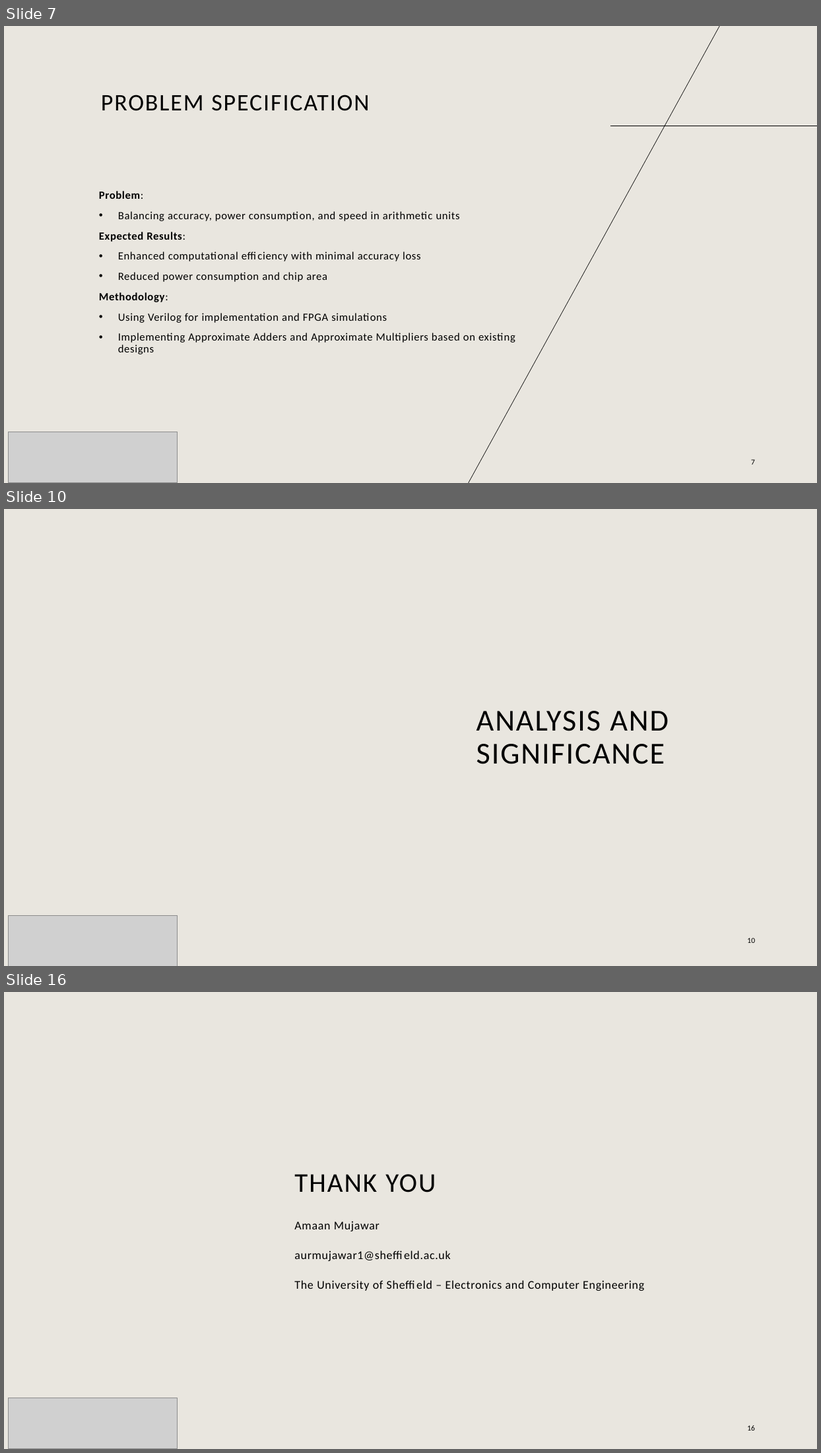
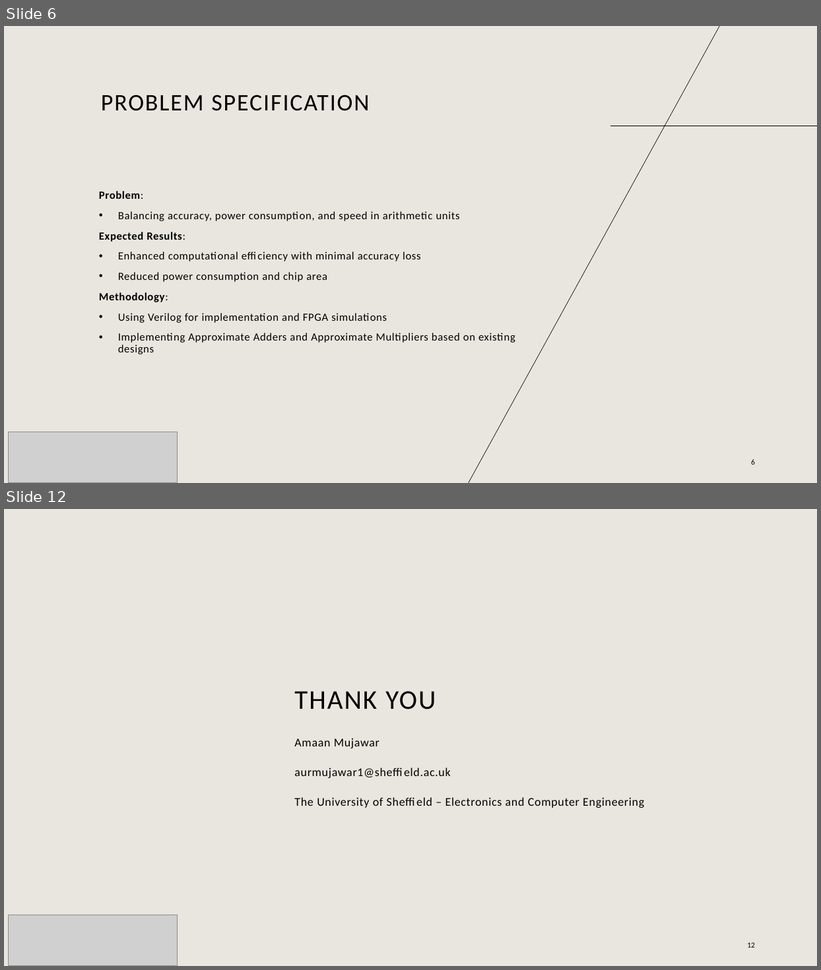
Before and after one commit to AmaanMujawar/EEE381_IIP-Hardware-Accelerator-for-RISCV-Processor, a slide deck: Documents/Public Engagement/PublicEngagementActivity.pptx. Shown one above the other, each under a label of ours: slides 7, 10 and 16 before the commit, slides 6 and 12 after it; the slides between them are not shown. The pictures are 821x1453 and 821x970 pixels, drawn with LibreOffice and Linux fonts; fonts in the diff are those of the drawing; grey boxes stand for pictures; background and template pictures are left out. Boxes give left, top, right and bottom in pixels: in the first picture for what was removed or moved away, otherwise in the second. Text is boxed around its words. In the diff, an @@ line names an element or a change of style, - is before the commit and + after.

```diff
--- a/Documents/Public Engagement/PublicEngagementActivity.pptx
+++ b/Documents/Public Engagement/PublicEngagementActivity.pptx
@@ slide 10 removed at <box>4,509,817,966</box>, background #E9E6DF @@
@@ title removed at <box>477,711,669,764</box> @@
-ANALYSIS AND SIGNIFICANCE
@@ picture removed at <box>8,916,177,966</box> @@
@@ page number removed at <box>747,938,755,943</box> @@
-10
@@ what was slide 7 is now slide 6 @@
@@ page number at <box>751,460,755,465</box>: text changed @@
-7
+6
@@ what was slide 16 is now slide 12 @@
@@ page number at <box>747,943,755,948</box>: text changed @@
-16
+12
```
Also in this commit, not shown: 4 slides changed, 3 other slides removed.
